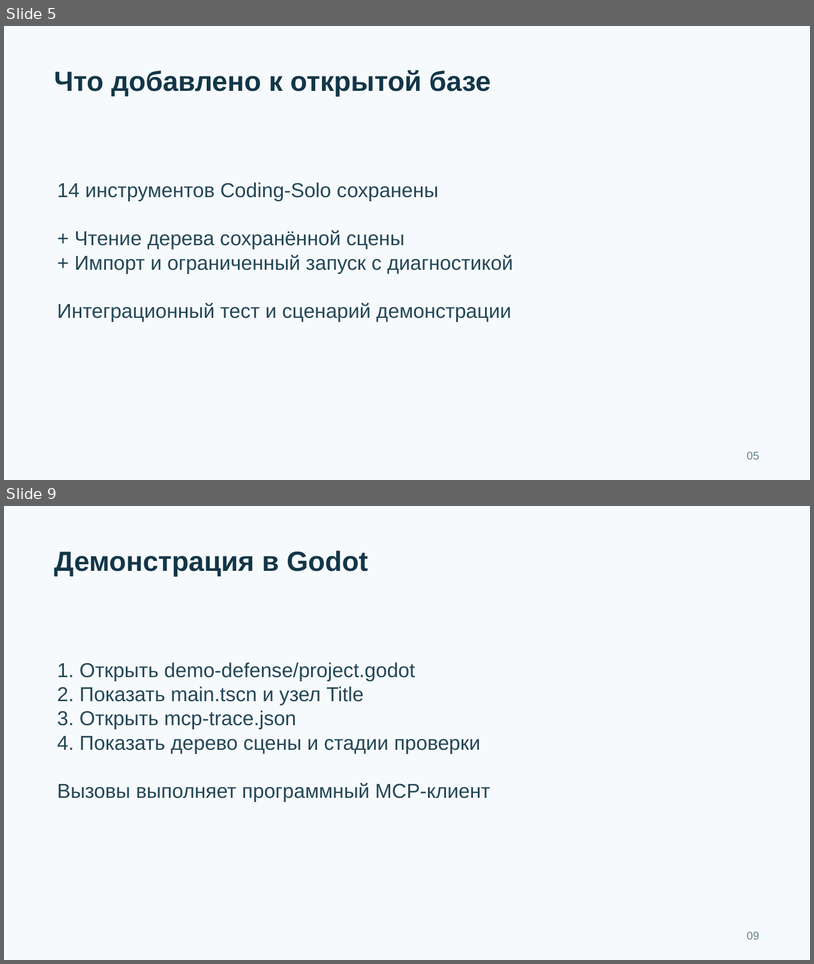
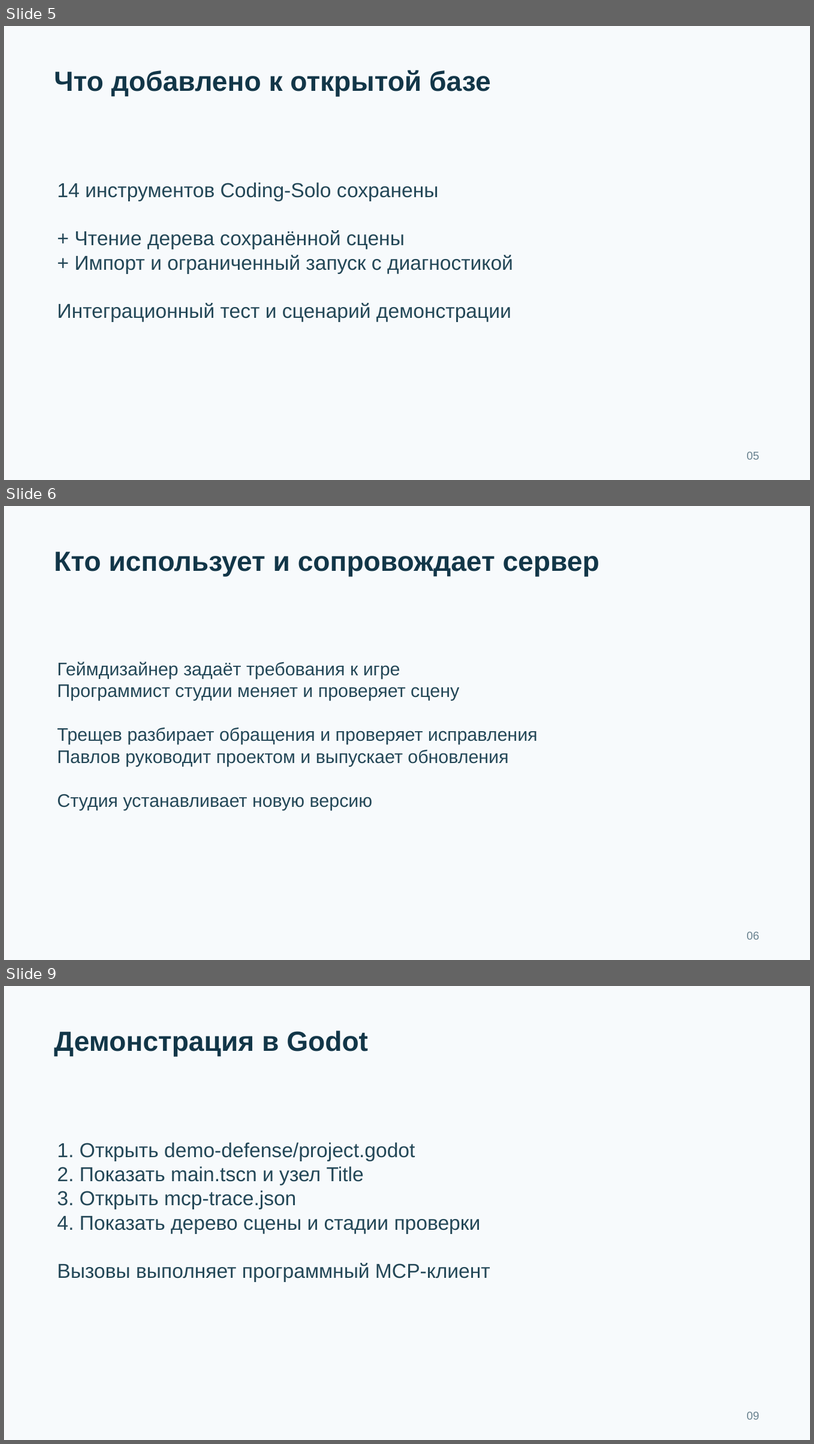
Before and after one commit to samarsky-gamedev/godot-mcp, a slide deck: materials/Защита.pptx. Shown one above the other, each under a label of ours: slides 5 and 9 before the commit, slides 5, 6 and 9 after it; the slides between them are not shown. The pictures are 814x964 and 814x1444 pixels, drawn with LibreOffice and Linux fonts; fonts in the diff are those of the drawing. Boxes give left, top, right and bottom in pixels: in the first picture for what was removed or moved away, otherwise in the second. Text is boxed around its words. In the diff, an @@ line names an element or a change of style, - is before the commit and + after.

```diff
--- a/materials/Защита.pptx
+++ b/materials/Защита.pptx
@@ slide 6 added at [4,506,810,960], background #F7FAFC @@
@@ text added at [54,552,600,577], 33 pt, text #123648, bold @@
+Кто использует и сопровождает сервер
@@ text added at [57,661,538,810], 21.8 pt, text #234757 @@
+Геймдизайнер задаёт требования к игре
+Программист студии меняет и проверяет сцену
+Трещев разбирает обращения и проверяет исправления
+Павлов руководит проектом и выпускает обновления
+Студия устанавливает новую версию
@@ text added at [747,931,759,939], 13.5 pt, text #68818E @@
+06
```
Also in this commit, not shown: 4 slides changed, 1 slide removed, 12 other files.
